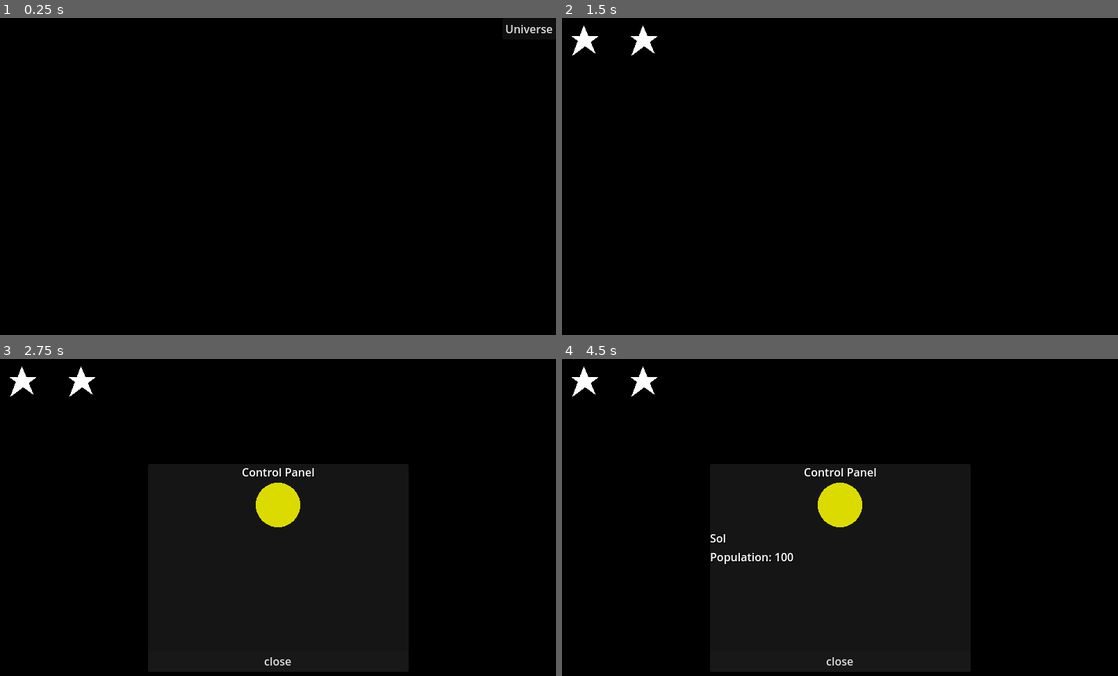
Above: before the commit, frames 1-4 (two rows, left to right).
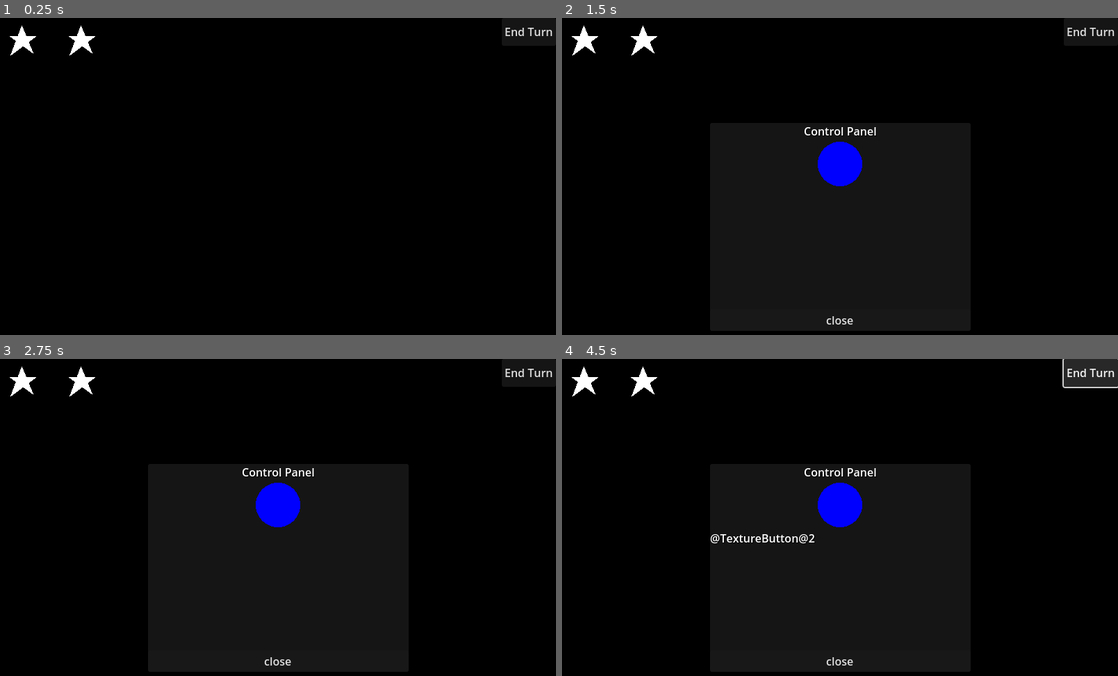
Above: after the commit, the same moments.

Repository: deepSpaceRenegade/Space_Econ
Game: Godot game, scene res://scenes/main.tscn
Same seed, same stepped clock (60 frames per second), same inputs: the game is played once before the commit and once after it.
Inputs (mouse positions are in pixels of both pictures, inside the frame that each line leads up to):
- Up to frame 1 (0.25 s): no input
- Up to frame 2 (1.5 s): click (1090, 27) at 0.5 s, where only the run before the commit has a clickable "Universe"; click (584, 40) at 1.27 s
- Up to frame 3 (2.75 s): click (22, 381) at 2 s
- Up to frame 4 (4.5 s): click (840, 504) at 2.77 s; click (840, 504) at 3.52 s; click (1090, 371) at 4.25 s, where only the run after the commit has a clickable "End Turn"

The runs differ from the first frame. In frame 1, 0.5% of the frame differs, in the area x 1-100%, y 2-12%; in frame 2, 1.2%; in frame 3, 1.0%; in frame 4, 2.2%, in the area x 26-100%, y 0-65%.

Commit message:
reduced game scope

Diff:
--- a/game/project.godot
+++ b/game/project.godot
@@ -20,6 +20,7 @@
 Signals="*res://scripts/signals.gd"
 SceneLoader="*res://scripts/scene_loader.gd"
 ControlPanel="*res://scenes/control_panel.tscn"
+Hud="*res://scenes/hud.tscn"
 
 [display]
 
--- /dev/null
+++ b/game/resources/planets/earth.tres
@@ -0,0 +1,10 @@
+[gd_resource type="Resource" script_class="Planet" load_steps=3 format=3 uid="uid://bxtk7sgvkgipn"]
+
+[ext_resource type="Script" path="res://scripts/planet_info.gd" id="1_502h1"]
+[ext_resource type="Texture2D" uid="uid://mf4yp8be4mk1" path="res://textures/planet_blue.png" id="2_wb388"]
+
+[resource]
+script = ExtResource("1_502h1")
+texture = ExtResource("2_wb388")
+planet_name = "Earth"
+planet_population = 100
--- a/game/resources/planets/sol.tres
+++ /dev/null
@@ -1,10 +0,0 @@
-[gd_resource type="Resource" script_class="Planet" load_steps=3 format=3 uid="uid://bxtk7sgvkgipn"]
-
-[ext_resource type="Script" path="res://scripts/planet_info.gd" id="1_prst0"]
-[ext_resource type="Texture2D" uid="uid://1ba65vs5hkat" path="res://textures/planet_yellow.png" id="2_gew2x"]
-
-[resource]
-script = ExtResource("1_prst0")
-texture = ExtResource("2_gew2x")
-planet_name = "Sol"
-planet_population = 100
--- a/game/scenes/control_panel.tscn
+++ b/game/scenes/control_panel.tscn
@@ -63,3 +63,5 @@
 grow_horizontal = 2
 grow_vertical = 0
 text = "close"
+
+[connection signal="pressed" from="Control_Panel_Container/Control_Panel/Close_Button" to="." method="_on_close_button_pressed"]
--- a/game/scenes/galaxy_level_1.tscn
+++ /dev/null
@@ -1,17 +0,0 @@
-[gd_scene load_steps=5 format=3 uid="uid://dldyj4y24oswl"]
-
-[ext_resource type="PackedScene" uid="uid://b1xh54ervyxv4" path="res://scenes/star.tscn" id="1_33b2i"]
-[ext_resource type="Script" path="res://scripts/planet_info.gd" id="2_dys1c"]
-[ext_resource type="Resource" uid="uid://bxtk7sgvkgipn" path="res://resources/planets/sol.tres" id="3_g6jc1"]
-[ext_resource type="Resource" uid="uid://bx8mybp26gm3u" path="res://resources/planets/mars.tres" id="4_gfx5c"]
-
-[node name="Galaxy" type="Node2D"]
-
-[node name="Star" parent="." instance=ExtResource("1_33b2i")]
-planets_list = Array[ExtResource("2_dys1c")]([ExtResource("3_g6jc1")])
-
-[node name="Star2" parent="." instance=ExtResource("1_33b2i")]
-offset_left = 85.0
-offset_right = 149.0
-offset_bottom = 64.0
-planets_list = Array[ExtResource("2_dys1c")]([ExtResource("4_gfx5c")])
--- a/game/scenes/galaxy_level_2.tscn
+++ /dev/null
@@ -1,27 +0,0 @@
-[gd_scene load_steps=7 format=3 uid="uid://cfxc8poetd0n6"]
-
-[ext_resource type="PackedScene" uid="uid://b1xh54ervyxv4" path="res://scenes/star.tscn" id="1_vdude"]
-[ext_resource type="Texture2D" uid="uid://bwdtvcgsnxq4q" path="res://textures/star_red.png" id="2_1teln"]
-[ext_resource type="Texture2D" uid="uid://bdsbxacbxrq6g" path="res://textures/star_white.png" id="3_2vxp3"]
-[ext_resource type="Script" path="res://scripts/planet_info.gd" id="4_omc4e"]
-[ext_resource type="Resource" uid="uid://dp7txr7v4h2tk" path="res://resources/planets/venus.tres" id="5_jqxyv"]
-[ext_resource type="Resource" uid="uid://dsqko4bx7772l" path="res://resources/planets/zenon.tres" id="6_h2tlj"]
-
-[node name="Galaxy" type="Node2D"]
-
-[node name="Star" parent="." instance=ExtResource("1_vdude")]
-offset_left = -1.0
-offset_top = 1.0
-offset_right = 63.0
-offset_bottom = 65.0
-texture_normal = ExtResource("2_1teln")
-texture_pressed = ExtResource("3_2vxp3")
-planets_list = Array[ExtResource("4_omc4e")]([ExtResource("5_jqxyv")])
-
-[node name="Star2" parent="." instance=ExtResource("1_vdude")]
-offset_left = 66.0
-offset_right = 130.0
-offset_bottom = 64.0
-texture_normal = ExtResource("2_1teln")
-texture_pressed = ExtResource("3_2vxp3")
-planets_list = Array[ExtResource("4_omc4e")]([ExtResource("6_h2tlj")])
--- a/game/scenes/hud.tscn
+++ b/game/scenes/hud.tscn
@@ -5,13 +5,21 @@
 [node name="HUD" type="CanvasLayer"]
 script = ExtResource("1_eo02t")
 
-[node name="Universe Screen" type="Button" parent="."]
+[node name="PanelContainer" type="PanelContainer" parent="."]
 anchors_preset = 1
 anchor_left = 1.0
 anchor_right = 1.0
-offset_left = -73.0
-offset_bottom = 31.0
+offset_left = -77.0
+offset_bottom = 40.0
 grow_horizontal = 0
-text = "Universe"
+size_flags_horizontal = 0
 
-[connection signal="pressed" from="Universe Screen" to="." method="_on_universe_screen_pressed"]
+[node name="HBoxContainer" type="HBoxContainer" parent="PanelContainer"]
+layout_mode = 2
+
+[node name="EndTurnButton" type="Button" parent="PanelContainer/HBoxContainer"]
+unique_name_in_owner = true
+layout_mode = 2
+text = "End Turn"
+
+[connection signal="pressed" from="PanelContainer/HBoxContainer/EndTurnButton" to="." method="_on_end_turn_button_pressed"]
--- a/game/scenes/main.tscn
+++ b/game/scenes/main.tscn
@@ -1,9 +1,19 @@
-[gd_scene load_steps=3 format=3 uid="uid://bx2ungnv8v808"]
+[gd_scene load_steps=6 format=3 uid="uid://dldyj4y24oswl"]
 
 [ext_resource type="Script" path="res://scripts/main.gd" id="1_i03io"]
-[ext_resource type="PackedScene" uid="uid://dcxtblu32am6n" path="res://scenes/hud.tscn" id="8_e4mhp"]
+[ext_resource type="PackedScene" uid="uid://b1xh54ervyxv4" path="res://scenes/star.tscn" id="2_fkqfb"]
+[ext_resource type="Script" path="res://scripts/planet_info.gd" id="3_niedi"]
+[ext_resource type="Resource" uid="uid://bxtk7sgvkgipn" path="res://resources/planets/earth.tres" id="4_j3sl2"]
+[ext_resource type="Resource" uid="uid://bx8mybp26gm3u" path="res://resources/planets/mars.tres" id="5_rw065"]
 
-[node name="Main" type="Node2D"]
+[node name="Galaxy" type="Node2D"]
 script = ExtResource("1_i03io")
 
-[node name="HUD" parent="." instance=ExtResource("8_e4mhp")]
+[node name="Star" parent="." instance=ExtResource("2_fkqfb")]
+planets_list = Array[ExtResource("3_niedi")]([ExtResource("4_j3sl2")])
+
+[node name="Star2" parent="." instance=ExtResource("2_fkqfb")]
+offset_left = 85.0
+offset_right = 149.0
+offset_bottom = 64.0
+planets_list = Array[ExtResource("3_niedi")]([ExtResource("5_rw065")])
--- a/game/scenes/universe_level.tscn
+++ /dev/null
@@ -1,18 +0,0 @@
-[gd_scene load_steps=3 format=3 uid="uid://62et1tel3rx2"]
-
-[ext_resource type="Script" path="res://scripts/universe_level.gd" id="1_xb7pt"]
-[ext_resource type="PackedScene" uid="uid://b7ytw6de7r88e" path="res://scenes/galaxy.tscn" id="2_ybeel"]
-
-[node name="Universe_Level" type="Node2D"]
-script = ExtResource("1_xb7pt")
-
-[node name="Galaxy" parent="." instance=ExtResource("2_ybeel")]
-
-[node name="Galaxy2" parent="." instance=ExtResource("2_ybeel")]
-offset_left = 81.0
-offset_top = 1.0
-offset_right = 145.0
-offset_bottom = 65.0
-
-[connection signal="pressed" from="Galaxy" to="." method="_on_galaxy_pressed"]
-[connection signal="pressed" from="Galaxy2" to="." method="_on_galaxy_2_pressed"]
--- a/game/scripts/control_panel.gd
+++ b/game/scripts/control_panel.gd
@@ -3,16 +3,13 @@
 @export var planet: PackedScene
 
 @onready var control_panel: CanvasLayer = $"."
-@onready var close_button: Button = $Control_Panel_Container/Control_Panel/Close_Button
 @onready var planet_box: HBoxContainer = $Control_Panel_Container/Control_Panel/MenuContainer/PlanetBox
 @onready var info_box: VBoxContainer = $Control_Panel_Container/Control_Panel/MenuContainer/InfoBox
 @onready var planet_label: Label = $Control_Panel_Container/Control_Panel/MenuContainer/PlanetLabel
 
 # Called when the node enters the scene tree for the first time.
 func _ready() -> void:
-	close_button.pressed.connect(close_panel)
-	#Signals.populate_planets.connect(star_select)
-	#Signals.show_planet_info.connect(planet_select)
+	pass
 
 func close_panel():
 	control_panel.visible = false
@@ -25,37 +22,6 @@
 
 	planet_label.text = ""
 
-#func populate_planets(list):
-	#for child in ControlPanel.planet_box.get_children():
-		#child.queue_free()
-	#for info in list:
-		#var planet_instance = ControlPanel.planet.instantiate()
-		#planet_instance.name = info.planet_name
-		#planet_instance.texture_normal = info.texture
-		#ControlPanel.planet_box.add_child(planet_instance)
 
-#func show_planet_info(planet_name, list):
-	#for child in ControlPanel.info_box.get_children():
-		#child.queue_free()
-	#ControlPanel.planet_label.text = planet_name
-	#var info_label = Label.new()
-	#ControlPanel.info_box.add_child(info_label)
-	#
-	#for info in list:
-		#if info.planet_name == planet_name:
-			#info_label.text = "Population: " + str(info.planet_population)
-
-#func star_select(selected_star):
-		#populate_planets(selected_star.planet_list)
-		#match selected_star:
-		#"Star":
-			#populate_planets($Star.planets_list)
-		#"Star2":
-			#populate_planets($Star2.planets_list)
-
-#func planet_select(selected_planet):
-	#match selected_planet:
-		#"blue":
-			#show_planet_info(selected_planet, $Star.planets_list)
-		#"green":
-			#show_planet_info(selected_planet, $Star2.planets_list)
+func _on_close_button_pressed() -> void:
+	close_panel()
--- a/game/scripts/hud.gd
+++ b/game/scripts/hud.gd
@@ -1,6 +1,5 @@
 extends CanvasLayer
 
-@onready var universe_screen: Button = $"Universe Screen"
 
 # Called when the node enters the scene tree for the first time.
 func _ready() -> void:
@@ -10,6 +9,14 @@
 func _process(delta: float) -> void:
 	pass
 
+func calculate_population():
+	if $/root/Galaxy:
+		var stars = $/root/Galaxy.get_children()
+		for star in stars:
+			for info in star.planets_list:
+				info.planet_population += 100
+				print(info.planet_population)
 
-func _on_universe_screen_pressed() -> void:
-	SceneLoader.load_scene("res://scenes/universe_level.tscn") # Replace with function body.
+
+func _on_end_turn_button_pressed() -> void:
+	calculate_population()
--- a/game/scripts/main.gd
+++ b/game/scripts/main.gd
@@ -5,45 +5,6 @@
 	ControlPanel.visible = false
 
 
-	#Signals.populate_planets.connect(star_select)
-	#Signals.show_planet_info.connect(planet_select)
-
-
-
-#func populate_planets(list):
-	#for child in ControlPanel.planet_box.get_children():
-		#child.queue_free()
-	#for info in list:
-		#var planet_instance = ControlPanel.planet.instantiate()
-		#planet_instance.name = info.planet_name
-		#planet_instance.texture_normal = info.texture
-		#ControlPanel.planet_box.add_child(planet_instance)
-#
-#func show_planet_info(planet_name, list):
-	#for child in ControlPanel.info_box.get_children():
-		#child.queue_free()
-	#ControlPanel.planet_label.text = planet_name
-	#var info_label = Label.new()
-	#ControlPanel.info_box.add_child(info_label)
-	#
-	#for info in list:
-		#if info.planet_name == planet_name:
-			#info_label.text = "Population: " + str(info.planet_population)
-#
-#func star_select(selected_star):
-	#match selected_star:
-		#"Star":
-			#populate_planets($Star.planets_list)
-		#"Star2":
-			#populate_planets($Star2.planets_list)
-#
-#func planet_select(selected_planet):
-	#match selected_planet:
-		#"blue":
-			#show_planet_info(selected_planet, $Star.planets_list)
-		#"green":
-			#show_planet_info(selected_planet, $Star2.planets_list)
-
 # Called every frame. 'delta' is the elapsed time since the previous frame.
 func _process(delta: float) -> void:
 	pass
--- a/game/scripts/signals.gd
+++ b/game/scripts/signals.gd
@@ -1,6 +1,3 @@
 extends Node
 
-signal open_control_panel
-signal show_universe
-#signal populate_planets
-#signal show_planet_info
+signal end_turn
--- a/game/scripts/star.gd
+++ b/game/scripts/star.gd
@@ -4,7 +4,7 @@
 #@export var planet:Planet
 
 @onready var star: TextureButton = $"."
-@onready var planet_scene = preload("res://scenes/planet.tscn")
+@onready var planet_scene: PackedScene = preload("res://scenes/planet.tscn")
 
 
 # Called when the node enters the scene tree for the first time.
@@ -14,14 +14,9 @@
 func open_control_panel():
 	ControlPanel.visible = true
 
-func spawn_planets(list):
+func spawn_planets(list: Array):
 	for child in ControlPanel.planet_box.get_children():
 		child.queue_free()
-
-	#var planet_instance = planet_scene.instantiate()
-	#planet_instance.texture_normal = planet.texture
-	#planet_instance.name = planet.planet_name
-	#ControlPanel.planet_box.add_child(planet_instance)
 
 	for info in list:
 		var planet_instance = planet_scene.instantiate()
@@ -37,4 +32,3 @@
 func _on_pressed() -> void:
 	open_control_panel()
 	spawn_planets(planets_list)
-	#print(planets_list)
--- a/game/scripts/universe_level.gd
+++ /dev/null
@@ -1,19 +0,0 @@
-extends Node2D
-
-
-# Called when the node enters the scene tree for the first time.
-func _ready() -> void:
-	pass # Replace with function body.
-
-
-# Called every frame. 'delta' is the elapsed time since the previous frame.
-func _process(delta: float) -> void:
-	pass
-
-
-func _on_galaxy_pressed() -> void:
-	SceneLoader.load_scene("res://scenes/galaxy_level_1.tscn") # Replace with function body.
-
-
-func _on_galaxy_2_pressed() -> void:
-	SceneLoader.load_scene("res://scenes/galaxy_level_2.tscn") # Replace with function body.
